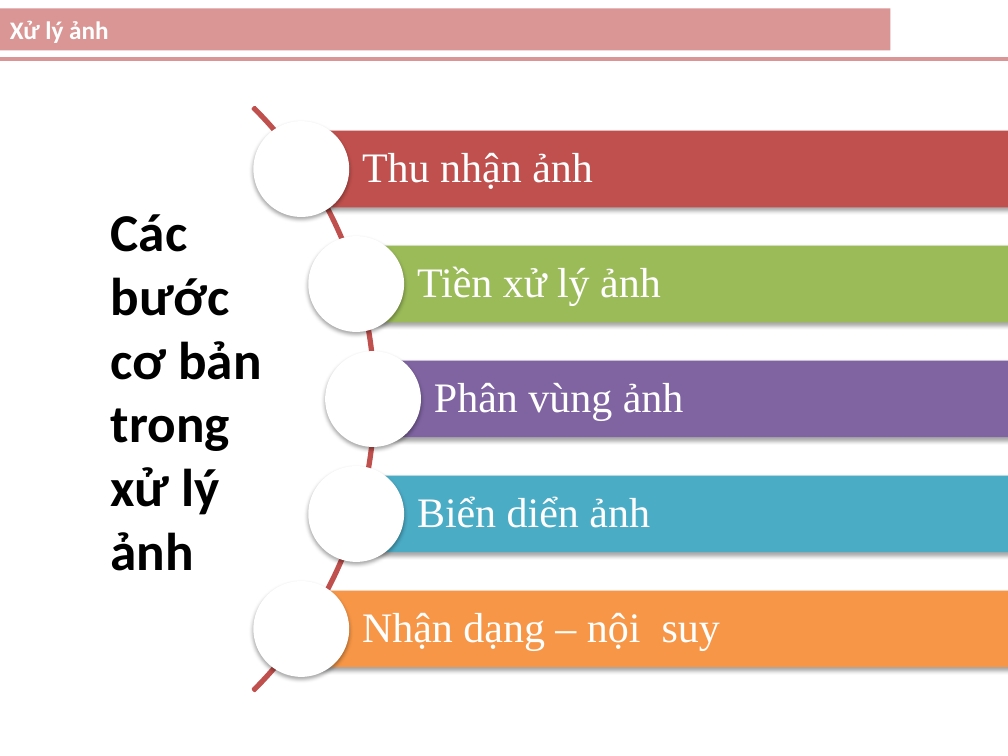
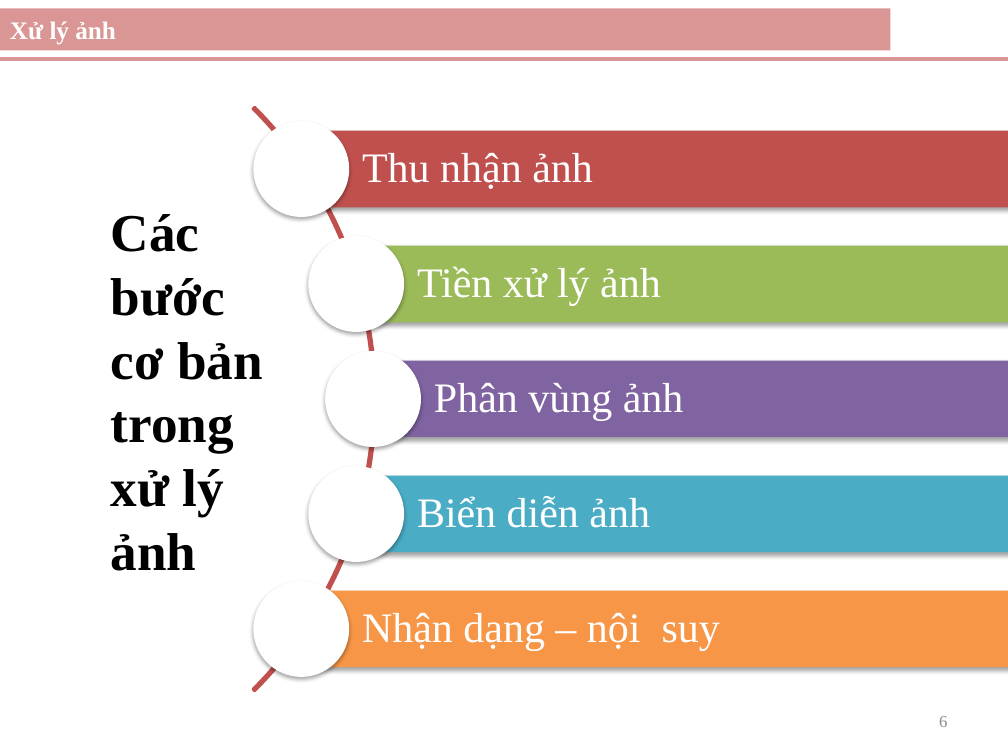
Before and after one commit to vniu/sign-traffic-recognition, a slide deck: slide 6 of doc/LuanVan.pptx (slide 5 before the commit). Drawn at 1008x756 pixels with LibreOffice and Linux fonts; fonts in the diff are those of the drawing. Boxes give left, top, right and bottom in pixels: in the first picture for what was removed or moved away, otherwise in the second. Text is boxed around its words. In the diff, an @@ line names an element or a change of style, - is before the commit and + after.

```diff
--- a/doc/LuanVan.pptx
+++ b/doc/LuanVan.pptx
@@ rectangle "Xử lý ảnh" at <box>0,8,890,50</box>: font Calibri to Times New Roman @@
@@ text "Các bước cơ bản trong ..." at <box>111,214,263,571</box>: font Calibri to Times New Roman @@
@@ text at <box>417,496,650,528</box>: text changed @@
-Biển diển ảnh
+Biển diễn ảnh
@@ page number added at <box>939,716,947,727</box>, 12 pt, text #8C8C8C @@
+6
```
Also in this commit, not shown: 14 other slides changed, 4 slides added, 1 other file.
